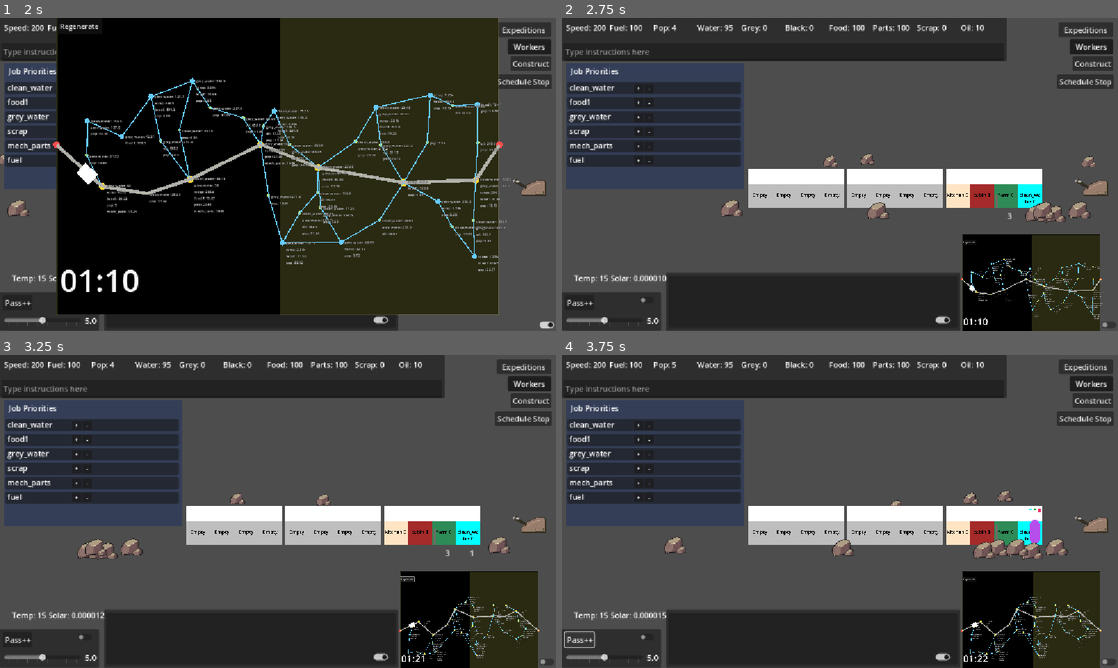
Above: before the commit, frames 1-4 (two rows, left to right).
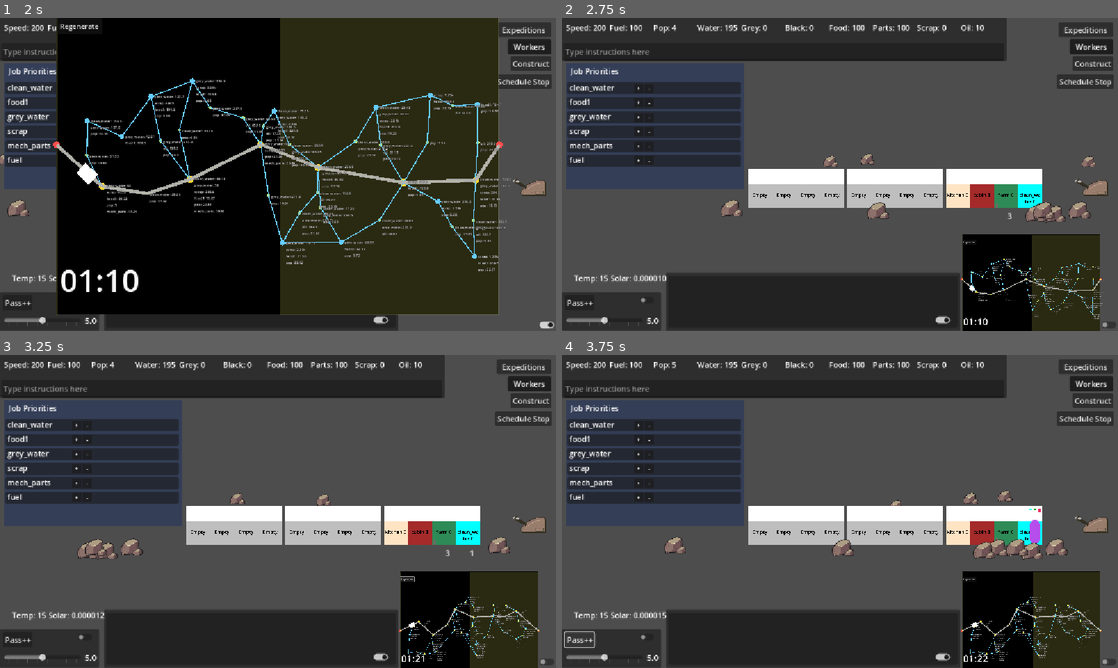
Above: after the commit, the same moments.

Repository: Sphinx111/ed_and_morgs_train_builder
Game: Godot game, scene res://Scenes/traincar.tscn
Two runs of this game, one before a commit and one after it. Both use one fixed random seed, a clock stepped at 60 frames per second and the inputs below.
Inputs (mouse positions are in pixels of both pictures, inside the frame that each line leads up to):
- Up to frame 1 (2 s): click (222, 52) at 0.52 s; type "12" at 0.6 s; click "Workers" at 1.25 s
- Up to frame 2 (2.75 s): click (1106, 324) at 2 s
- Up to frame 3 (3.25 s): click "Regenerate" at 2.75 s
- Up to frame 4 (3.75 s): click "Pass++" at 3.5 s

Frame 1 is identical in both runs. In frame 2, less than 0.1% of the frame differs, in the area x 29-79%, y 2-60%; in frame 3, less than 0.1%; in frame 4, less than 0.1%, in the area x 29-79%, y 2-59%.

Commit message:
Added module inspector
Partially wired up module inspector (click on a module to see details about it)

Diff:
--- a/LeverControl.gd
+++ b/LeverControl.gd
@@ -12,7 +12,7 @@
 signal position_changed(new_position : int)
 
 
-func _on_lever_input_event(viewport: Node, event: InputEvent, shape_idx: int) -> void:
+func _on_lever_input_event(_viewport: Node, event: InputEvent, _shape_idx: int) -> void:
 	if event is InputEventMouseButton and event.is_action_pressed("left_click"):
 		isDragged = true
 		lastStep = currentStep
--- a/Modules/Producers/basic_food1_producer.gd
+++ b/Modules/Producers/basic_food1_producer.gd
@@ -15,4 +15,4 @@
 	outputType1 = "food1"
 	output1_amount = 5.0
 
-	cycleTime = 10
+	cycleTime = 30
--- a/Modules/Storage/EngineStorageProvider.gd
+++ b/Modules/Storage/EngineStorageProvider.gd
@@ -4,24 +4,18 @@
 
 func create_storage(parentTrain : Train):
 	max_storage = {
-		"food1" : 200.0,
-		"food2" : 200.0,
-		"food3" : 200.0,
-		"food4" : 200.0,
-		"food5" : 200.0,
-		"food6" : 200.0,
+		"food1" : 100.0,
+		"food2" : 100.0,
+		"food3" : 100.0,
+		"food4" : 100.0,
+		"food5" : 100.0,
+		"food6" : 100.0,
 		"clean_water" : 200.0,
 		"grey_water" : 200.0,
 		"black_water" : 200.0,
 		"mech_parts" : 200.0,
 		"fuel" : 200.0,
 		"fertiliser" : 200.0,
-		"seeds1" : 200.0,
-		"seeds2" : 200.0,
-		"seeds3" : 200.0,
-		"seeds4" : 200.0,
-		"seeds5" : 200.0,
-		"seeds6" : 200.0,
 		"scrap" : 200.0,
 		"oil" : 100.00
 	}
--- a/Scenes/active_expedition.gd
+++ b/Scenes/active_expedition.gd
@@ -35,19 +35,19 @@
 var progress_bar : Panel = null
 var return_button : Button = null
 
-static func new_expedition(index : int, optionSelected : ExpeditionOption, passengersArray : Array[Passenger]):
-	var new_expedition : ActiveExpedition = my_scene.instantiate()
-	new_expedition.index = index
-	new_expedition.original_name = optionSelected.display_name
-	new_expedition.pop = optionSelected.pop_allocated
-	new_expedition.total_duration = optionSelected.time_needed
-	new_expedition.travel_time = optionSelected.travel_time
-	new_expedition.target_resources = optionSelected.gains_per_pop
-	new_expedition.passengers = passengersArray
-	new_expedition.resource_spot = optionSelected.resource_spot
-	new_expedition.is_scavenge = optionSelected.is_scavenge
-	new_expedition.scavenge_location = optionSelected.scavenge_location
-	return new_expedition
+static func new_expedition(_index : int, optionSelected : ExpeditionOption, passengersArray : Array[Passenger]):
+	var _new_expedition : ActiveExpedition = my_scene.instantiate()
+	_new_expedition.index = _index
+	_new_expedition.original_name = optionSelected.display_name
+	_new_expedition.pop = optionSelected.pop_allocated
+	_new_expedition.total_duration = optionSelected.time_needed
+	_new_expedition.travel_time = optionSelected.travel_time
+	_new_expedition.target_resources = optionSelected.gains_per_pop
+	_new_expedition.passengers = passengersArray
+	_new_expedition.resource_spot = optionSelected.resource_spot
+	_new_expedition.is_scavenge = optionSelected.is_scavenge
+	_new_expedition.scavenge_location = optionSelected.scavenge_location
+	return _new_expedition
 
 func _ready():
 	name_label = get_node("NameLabel")
@@ -111,7 +111,7 @@
 		## Remove the resources from the MapResourceContainer, end expedition if resource is empty
 		resource_spot.amount -= amount_to_add
 		if (resource_spot.amount  <= 0):
-			print("Location is out of this resource!")
+			print("Location has run out of this resource!")
 			_on_return_button_pressed()
 
 func _on_return_button_pressed():
--- a/Train.gd
+++ b/Train.gd
@@ -38,7 +38,7 @@
 	"food4" : 0.0,
 	"food5" : 0.0,
 	"food6" : 0.0,
-	"clean_water" : 100.0,
+	"clean_water" : 200.0,
 	"grey_water" : 0.0,
 	"black_water" : 0.0,
 	"mech_parts" : 100.0,
@@ -222,6 +222,15 @@
 	elif Globals.train_direction < 0:
 		maxXpos += Globals.car_length + Globals.car_separation
 
+func close_module_inspectors(except_module : ModuleBase = null) -> void:
+	for carriage in carriages:
+		if carriage == null:
+			continue
+		for module in carriage.modules:
+			if module != null and module != except_module:
+				module.hide_module_inspector()
+
+
 func remove_module(carNum : int, slot : int):
 	if carriages.size() <= slot or carriages[carNum] == null:
 		print_debug("Error: attempting to remove module from nonexistent car: " + String.num_int64(carNum))
--- a/module.gd
+++ b/module.gd
@@ -43,6 +43,10 @@
 
 const PRODUCTION_PROGRESS_HEIGHT : float = 50.0
 const PRODUCTION_PROGRESS_BOTTOM : float = 80.0
+const INSPECTOR_SCENE : PackedScene = preload("res://module_inspector.tscn")
+
+var _click_area : Area2D = null
+var _inspector : ModuleInspector = null
 
 # All modules should know their parents and set position
 func _ready():
@@ -52,6 +56,7 @@
 		position.x = sequence * Globals.module_width
 	else:
 		position.x = Globals.car_length - ((sequence + 1) * Globals.module_width)
+	_setup_click_area()
 
 func can_enter(_myPassenger : Passenger) -> bool:
 	if maxCustomers == 0 or customers.size() < maxCustomers:
@@ -90,6 +95,9 @@
 	else:
 		_update_production_progress(0.0)
 		return
+
+	if _inspector != null and is_instance_valid(_inspector):
+		_inspector.tick()
 
 func set_sequence(newSequence : int):
 	sequence = newSequence
@@ -218,6 +226,7 @@
 			$DebugWorkerCount.text = "" + String.num_int64(workers.size())
 
 func reset_module():
+	hide_module_inspector()
 	services = []
 	producers = []
 	serves_needs = []
@@ -249,6 +258,7 @@
 	reset_module()                    # Start from state of an 'empty' module
 	self.type = newType
 	if newType == "empty":
+		_update_click_area_enabled()
 		return
 	if newType == "clean_water":
 		$Outline.color = Color.AQUA
@@ -262,7 +272,7 @@
 		workers_needed = 1
 
 		# Setup storagge
-		add_custom_storage({"clean_water" : 25.0,"grey_water" : 25.0, "black_water" : 10.0})
+		add_custom_storage({"clean_water" : 50.0,"grey_water" : 50.0, "black_water" : 10.0})
 	elif newType == "cabin":
 		$Outline.color = Color.BROWN
 		var showerProvider = ShowerServiceProvider.new()
@@ -323,3 +333,60 @@
 	maxCustomers = baseCustomers
 	if workers_needed > 0:
 		parentCar.update_work_maps(work_types,sequence,Globals.MODULE_ADDED)
+	_update_click_area_enabled()
+
+
+func _setup_click_area() -> void:
+	_click_area = Area2D.new()
+	_click_area.name = "ClickArea"
+	var shape_node := CollisionShape2D.new()
+	var shape := RectangleShape2D.new()
+	shape.size = Vector2(Globals.module_width, Globals.module_height)
+	shape_node.shape = shape
+	shape_node.position = Vector2(Globals.module_width * 0.5, 30.0 + Globals.module_height * 0.5)
+	_click_area.add_child(shape_node)
+	add_child(_click_area)
+	_click_area.input_event.connect(_on_click_area_input_event)
+	_update_click_area_enabled()
+
+
+func _update_click_area_enabled() -> void:
+	if _click_area != null:
+		_click_area.input_pickable = type != "empty"
+
+
+func _on_click_area_input_event(_viewport: Node, event: InputEvent, _shape_idx: int) -> void:
+	if type == "empty":
+		return
+	if Globals.activeUI is TrainUI and Globals.activeUI.pending_module_type != "":
+		return
+	if event is InputEventMouseButton and event.is_action_pressed("left_click"):
+		if _inspector != null and is_instance_valid(_inspector):
+			hide_module_inspector()
+		else:
+			show_module_inspector()
+		get_viewport().set_input_as_handled()
+
+
+func show_module_inspector() -> void:
+	if type == "empty":
+		return
+	if parentTrain != null:
+		parentTrain.close_module_inspectors(self)
+	hide_module_inspector()
+	_inspector = INSPECTOR_SCENE.instantiate()
+	add_child(_inspector)
+
+
+func hide_module_inspector() -> void:
+	if _inspector != null and is_instance_valid(_inspector):
+		_inspector.queue_free()
+	_inspector = null
+
+func get_production_progress() -> float:
+	if producers.is_empty():
+		print("ModuleBase:: no producers to get progress from")
+		return 0.0
+	# For now only get the first production producer, assuming one per module
+	var res : float = producers.get(0).progress
+	return res
--- /dev/null
+++ b/module_inspector.gd
@@ -0,0 +1,19 @@
+extends Panel
+
+class_name ModuleInspector
+
+var parentModule : ModuleBase
+var progressBar : ProgressBar
+
+func _ready()-> void:
+	parentModule = get_parent() as ModuleBase
+	get_node("ModuleNameLabel").text = parentModule.type
+	var refund : float = ModuleBase.build_cost.get(parentModule.type, 0.0) * Globals.refund_module_fraction
+	get_node("CostLabel").text = "Sell: %f" % refund
+	progressBar = get_node("ProductionSection/ProgressBar")
+	progressBar.min_value = 0.0
+	progressBar.max_value = 1.0
+	progressBar.value = parentModule.get_production_progress()
+
+func tick()-> void:
+	progressBar.value = parentModule.get_production_progress()
--- /dev/null
+++ b/module_inspector.tscn
@@ -0,0 +1,233 @@
+[gd_scene load_steps=4 format=3 uid="uid://deh8wxih4emgx"]
+
+[ext_resource type="Script" uid="uid://607fj72gm18a" path="res://module_inspector.gd" id="1_nwufn"]
+[ext_resource type="Texture2D" uid="uid://dbqhndenl23nt" path="res://images/scrap_icon.png" id="1_w0omu"]
+[ext_resource type="Texture2D" uid="uid://cwl3yi8u2ehqy" path="res://images/mech_parts_icon.png" id="2_nwufn"]
+
+[node name="ModuleInspector" type="Panel"]
+offset_right = 373.0
+offset_bottom = 332.0
+script = ExtResource("1_nwufn")
+
+[node name="ControlsSection" type="Control" parent="."]
+layout_mode = 1
+anchors_preset = 1
+anchor_left = 1.0
+anchor_right = 1.0
+offset_left = -235.0
+offset_bottom = 97.0
+grow_horizontal = 0
+
+[node name="OptionButton" type="OptionButton" parent="ControlsSection"]
+layout_mode = 0
+offset_left = 91.0
+offset_top = 45.0
+offset_right = 214.0
+offset_bottom = 66.0
+
+[node name="OptionLabel" type="RichTextLabel" parent="ControlsSection"]
+layout_mode = 0
+offset_left = 6.0
+offset_top = 42.0
+offset_right = 83.0
+offset_bottom = 69.0
+text = "Mode"
+
+[node name="ToggleButton" type="CheckButton" parent="ControlsSection"]
+layout_mode = 0
+offset_left = 89.0
+offset_top = 7.0
+offset_right = 134.0
+offset_bottom = 34.0
+button_pressed = true
+
+[node name="ToggleLabel" type="RichTextLabel" parent="ControlsSection"]
+layout_mode = 0
+offset_left = 5.0
+offset_top = 8.0
+offset_right = 85.0
+offset_bottom = 35.0
+text = "Enabled
+"
+
+[node name="ModuleNameLabel" type="RichTextLabel" parent="."]
+layout_mode = 1
+offset_left = 4.0
+offset_top = 4.0
+offset_right = 160.0
+offset_bottom = 30.0
+text = "Workshop"
+
+[node name="CostLabel" type="RichTextLabel" parent="."]
+layout_mode = 0
+offset_left = 5.0
+offset_top = 31.0
+offset_right = 119.0
+offset_bottom = 60.0
+text = "Sell: +5 parts"
+
+[node name="WorkersSection" type="Control" parent="."]
+layout_mode = 1
+anchors_preset = 2
+anchor_top = 1.0
+anchor_bottom = 1.0
+offset_top = -165.0
+offset_right = 195.0
+grow_vertical = 0
+
+[node name="WorkersLabel" type="RichTextLabel" parent="WorkersSection"]
+layout_mode = 1
+offset_left = 6.0
+offset_top = -2.0
+offset_right = 170.0
+offset_bottom = 23.0
+text = "Workers"
+
+[node name="WorkersList" type="VBoxContainer" parent="WorkersSection"]
+layout_mode = 1
+anchors_preset = 2
+anchor_top = 1.0
+anchor_bottom = 1.0
+offset_top = -142.0
+offset_right = 197.0
+grow_vertical = 0
+
+[node name="CustomersSection" type="Control" parent="."]
+layout_mode = 1
+anchors_preset = 3
+anchor_left = 1.0
+anchor_top = 1.0
+anchor_right = 1.0
+anchor_bottom = 1.0
+offset_left = -201.0
+offset_top = -166.0
+grow_horizontal = 0
+grow_vertical = 0
+
+[node name="CustomersLabel" type="RichTextLabel" parent="CustomersSection"]
+layout_mode = 1
+anchors_preset = 1
+anchor_left = 1.0
+anchor_right = 1.0
+offset_left = -116.0
+offset_top = -2.0
+offset_right = -4.0
+offset_bottom = 23.0
+grow_horizontal = 0
+text = "Customers"
+horizontal_alignment = 2
+
+[node name="CustomersList" type="VBoxContainer" parent="CustomersSection"]
+layout_mode = 1
+anchors_preset = 3
+anchor_left = 1.0
+anchor_top = 1.0
+anchor_right = 1.0
+anchor_bottom = 1.0
+offset_left = -193.0
+offset_top = -142.0
+grow_horizontal = 0
+grow_vertical = 0
+
+[node name="Panel" type="Panel" parent="CustomersSection/CustomersList"]
+layout_mode = 2
+size_flags_vertical = 3
+
+[node name="RichTextLabel" type="RichTextLabel" parent="CustomersSection/CustomersList/Panel"]
+layout_mode = 0
+offset_left = 4.0
+offset_top = 2.0
+offset_right = 184.0
+offset_bottom = 31.0
+text = "Johnson T Johnson"
+
+[node name="Panel2" type="Panel" parent="CustomersSection/CustomersList"]
+layout_mode = 2
+size_flags_vertical = 3
+
+[node name="RichTextLabel" type="RichTextLabel" parent="CustomersSection/CustomersList/Panel2"]
+layout_mode = 0
+offset_left = 4.0
+offset_top = 2.0
+offset_right = 184.0
+offset_bottom = 31.0
+text = "Jeremiah Jacobs"
+
+[node name="Panel3" type="Panel" parent="CustomersSection/CustomersList"]
+layout_mode = 2
+size_flags_vertical = 3
+
+[node name="RichTextLabel" type="RichTextLabel" parent="CustomersSection/CustomersList/Panel3"]
+layout_mode = 0
+offset_left = 4.0
+offset_top = 2.0
+offset_right = 184.0
+offset_bottom = 31.0
+text = "James Johncobs"
+
+[node name="Panel4" type="Panel" parent="CustomersSection/CustomersList"]
+layout_mode = 2
+size_flags_vertical = 3
+
+[node name="RichTextLabel" type="RichTextLabel" parent="CustomersSection/CustomersList/Panel4"]
+layout_mode = 0
+offset_left = 4.0
+offset_top = 2.0
+offset_right = 184.0
+offset_bottom = 31.0
+text = "John Jameriah"
+
+[node name="ProductionSection" type="Control" parent="."]
+layout_mode = 1
+anchors_preset = 14
+anchor_top = 0.5
+anchor_right = 1.0
+anchor_bottom = 0.5
+offset_top = -62.0
+grow_horizontal = 2
+grow_vertical = 2
+
+[node name="InputSprite1" type="Sprite2D" parent="ProductionSection"]
+position = Vector2(25, 27)
+scale = Vector2(0.24999997, 0.24999997)
+texture = ExtResource("1_w0omu")
+
+[node name="ProgressBar" type="ProgressBar" parent="ProductionSection"]
+layout_mode = 1
+anchors_preset = -1
+anchor_right = 0.011000001
+anchor_bottom = 0.08400001
+offset_left = 92.0
+offset_top = 15.0
+offset_right = 278.831
+offset_bottom = 36.792
+value = 45.0
+
+[node name="RichTextLabel" type="RichTextLabel" parent="ProductionSection"]
+layout_mode = 0
+offset_left = 5.0
+offset_top = -23.0
+offset_right = 182.0
+offset_bottom = 3.0
+text = "Production:"
+
+[node name="OutputSprite1" type="Sprite2D" parent="ProductionSection"]
+position = Vector2(307.99997, 28.00003)
+scale = Vector2(0.20000051, 0.20000051)
+texture = ExtResource("2_nwufn")
+
+[node name="InputLabel1" type="RichTextLabel" parent="ProductionSection"]
+layout_mode = 0
+offset_left = 42.0
+offset_top = 16.0
+offset_right = 75.0
+offset_bottom = 42.0
+text = "x10"
+
+[node name="OutputLabel1" type="RichTextLabel" parent="ProductionSection"]
+layout_mode = 0
+offset_left = 329.0
+offset_top = 16.0
+offset_right = 362.0
+offset_bottom = 42.0
+text = "x1"
Not shown, added: module_inspector.gd.uid
